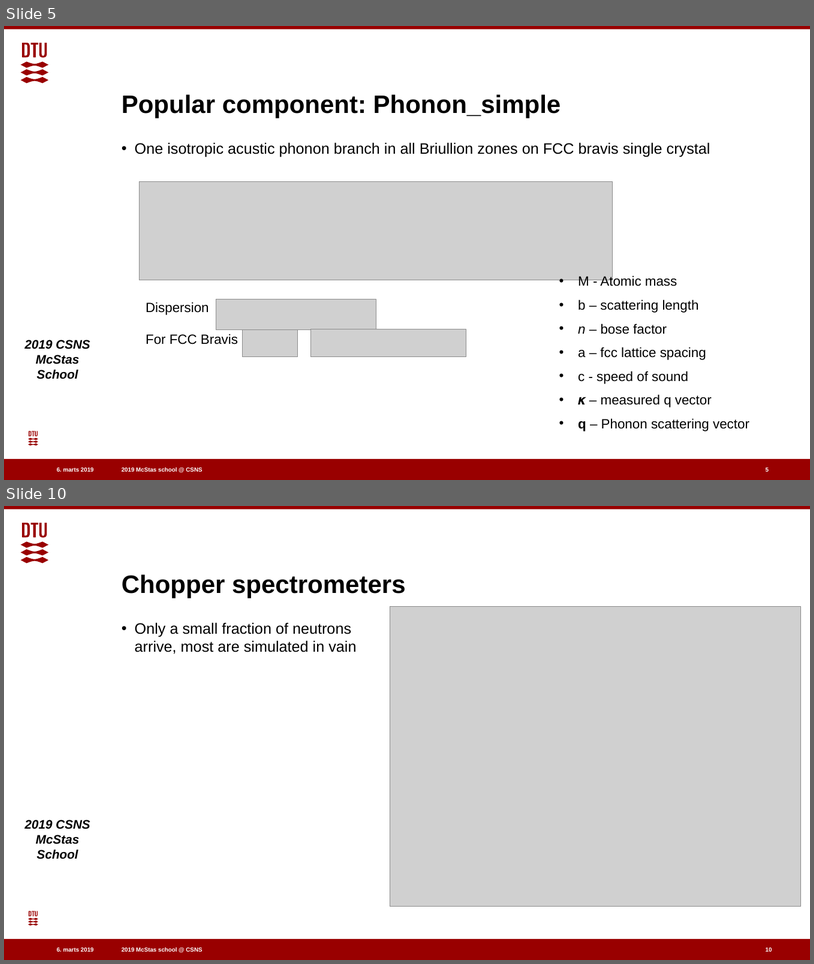
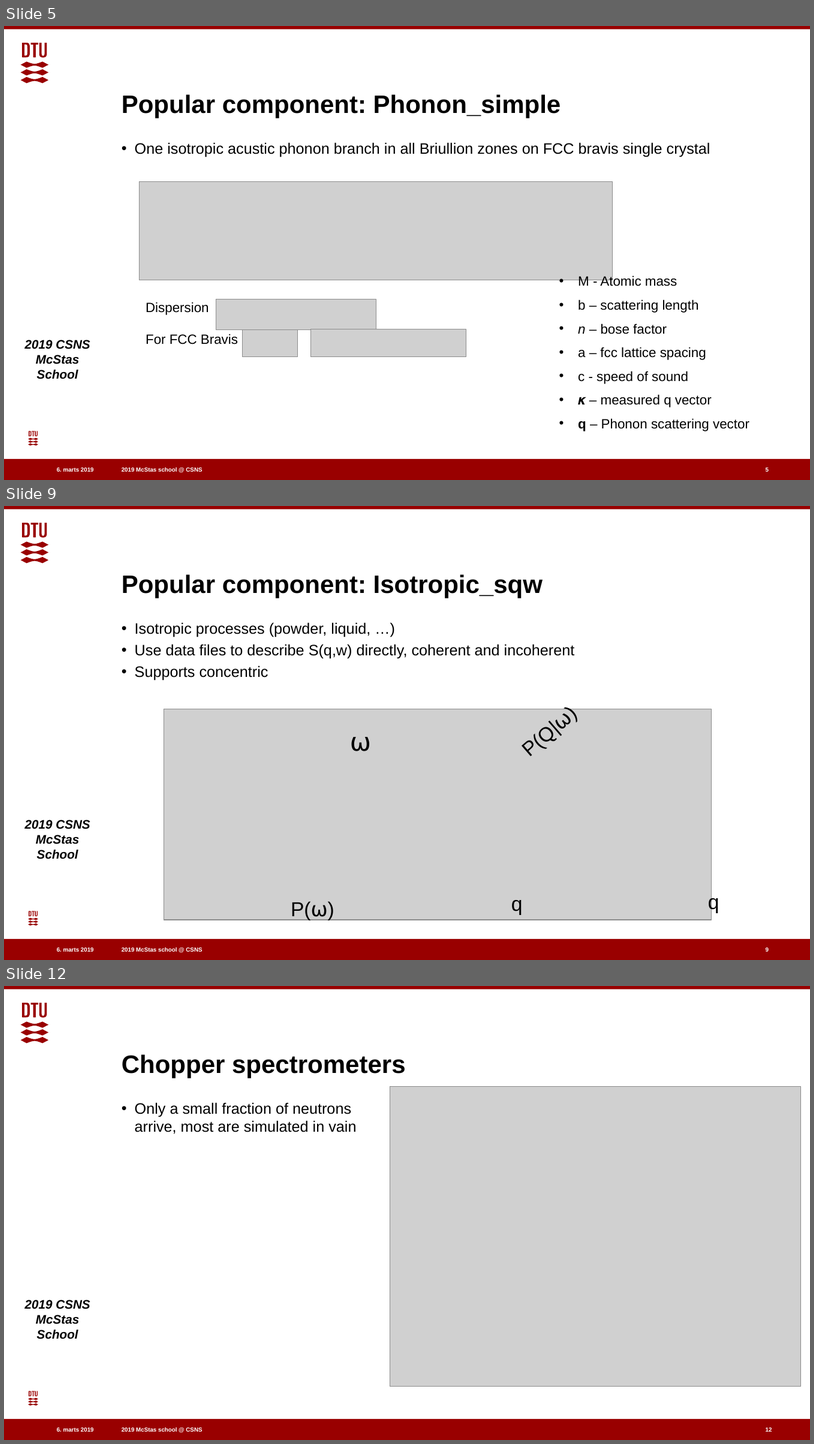
Before and after one commit to eddymaoui/Schools, a slide deck: CSNS_March_2019/4_Thursday_March_28th/5_inelastic_scattering/inelastic_scattering.pptx. Shown one above the other, each under a label of ours: slides 5 and 10 before the commit, slides 5, 9 and 12 after it; the slides between them are not shown. The pictures are 814x964 and 814x1444 pixels, drawn with LibreOffice and Linux fonts; fonts in the diff are those of the drawing; grey boxes stand for pictures; background and template pictures are left out. Boxes give left, top, right and bottom in pixels: in the first picture for what was removed or moved away, otherwise in the second. Text is boxed around its words. In the diff, an @@ line names an element or a change of style, - is before the commit and + after.

Commit message:
Examples of phonon_simple and isotropic_sqw output

```diff
--- a/CSNS_March_2019/4_Thursday_March_28th/5_inelastic_scattering/inelastic_scattering.pptx
+++ b/CSNS_March_2019/4_Thursday_March_28th/5_inelastic_scattering/inelastic_scattering.pptx
@@ slide 9 added at <box>4,506,810,960</box>, background #FFFFFF; not listed: 7 template elements that a slide beside it also shows @@
@@ title added at <box>122,574,543,598</box>, 30 pt, text #000000, bold @@
+Popular component: Isotropic_sqw
@@ text added at <box>135,622,575,681</box>, 18 pt, text #000000 @@
+• Isotropic processes (powder, liquid, …)
+• Use data files to describe S(q,w) directly, coherent and incoherent
+• Supports concentric
@@ picture added at <box>164,709,712,920</box> @@
@@ text added at <box>350,726,399,764</box>, 30 pt, text #000000 @@
+⍵
@@ text added at <box>530,742,540,756</box>, 24 pt, text #000000 @@
+P(Q|⍵)
@@ text added at <box>291,901,311,921</box>, 24 pt, text #000000 @@
+P(⍵)
@@ text added at <box>512,900,523,915</box>, 24 pt, text #000000 @@
+q
@@ text added at <box>708,893,720,913</box>, 24 pt, text #000000 @@
+q
@@ page number added at <box>766,948,769,954</box>, 7 pt, text #FFFFFF, bold @@
+9
@@ what was slide 10 is now slide 12 @@
```
Also in this commit, not shown: 5 slides changed, 1 other slide added.
